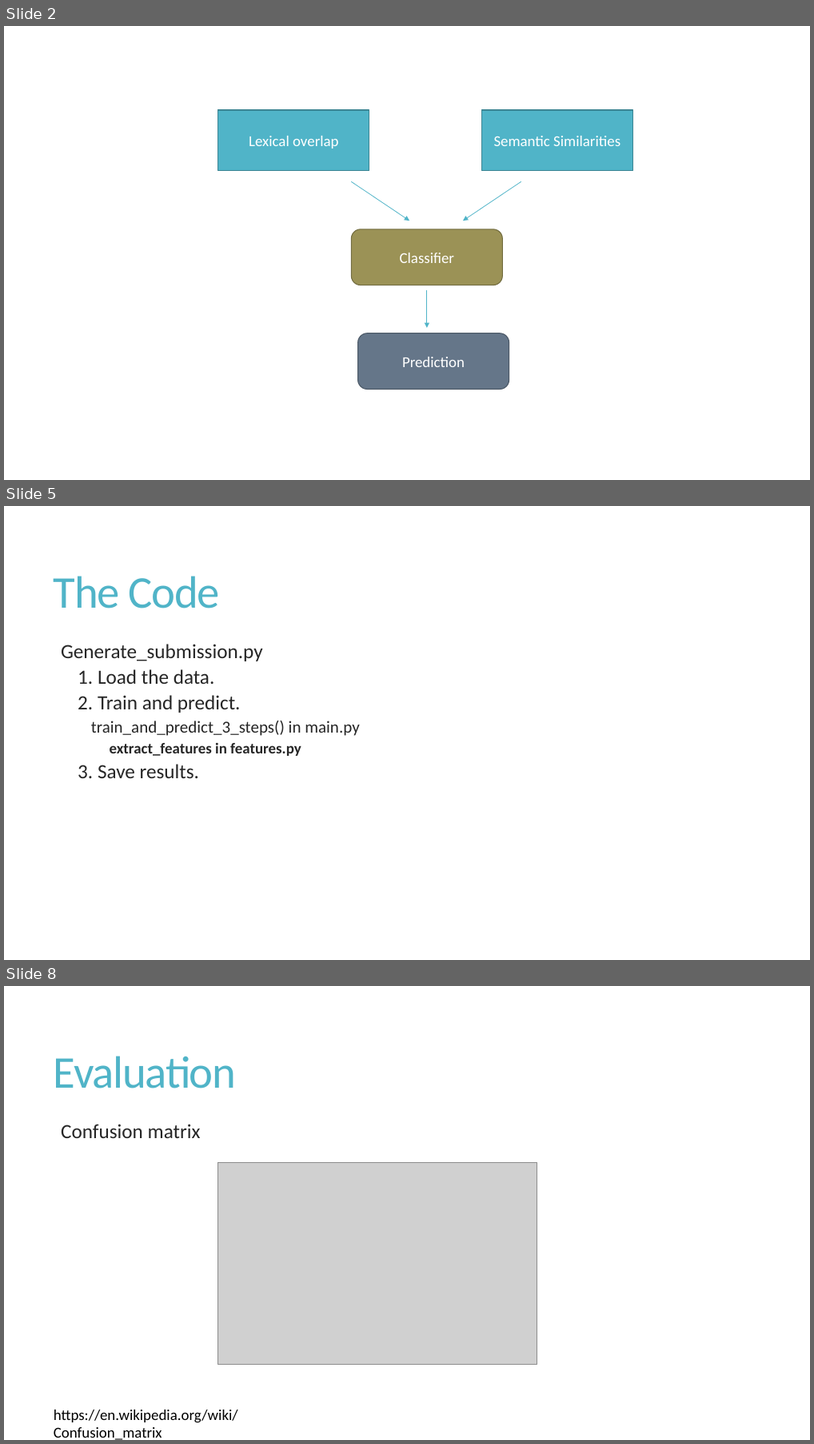
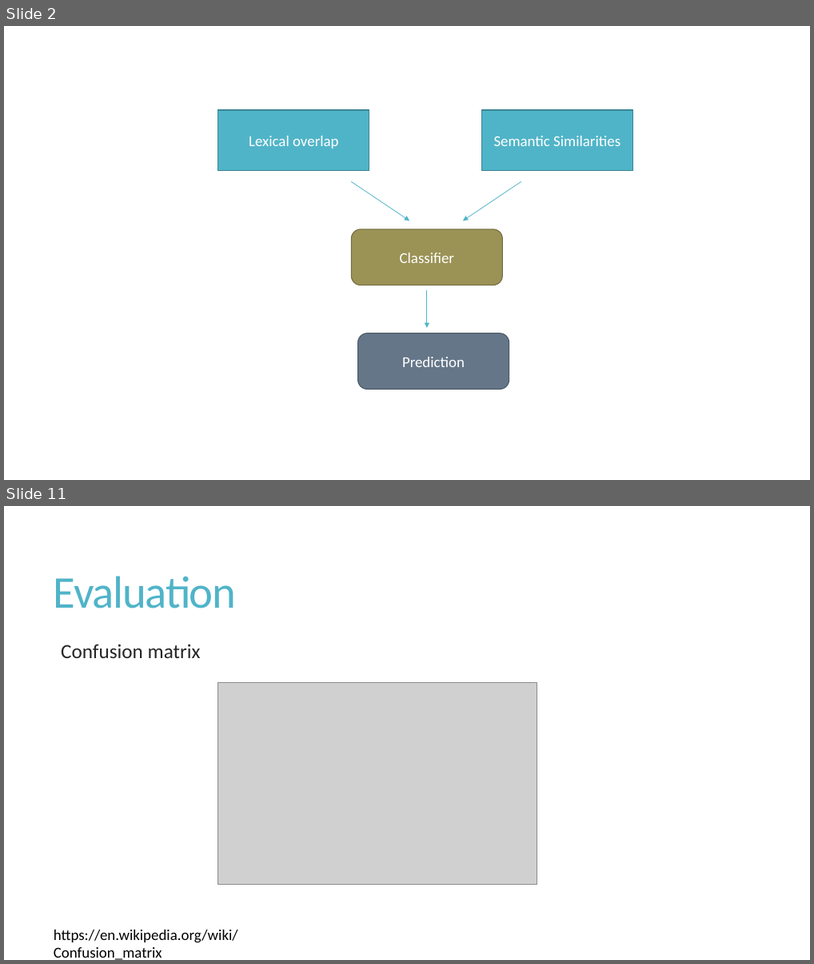
Before and after one commit to cchen23/AI4ALL_NLP, a slide deck: Slides/Day12_NLP_FNCFinal.pptx. Shown one above the other, each under a label of ours: slides 2, 5 and 8 before the commit, slides 2 and 11 after it; the slides between them are not shown. The pictures are 814x1444 and 814x964 pixels, drawn with LibreOffice and Linux fonts; fonts in the diff are those of the drawing; grey boxes stand for pictures. Boxes give left, top, right and bottom in pixels: in the first picture for what was removed or moved away, otherwise in the second. Text is boxed around its words. In the diff, an @@ line names an element or a change of style, - is before the commit and + after.

```diff
--- a/Slides/Day12_NLP_FNCFinal.pptx
+++ b/Slides/Day12_NLP_FNCFinal.pptx
@@ slide 5 removed at (4, 506, 810, 960), background #FFFFFF @@
@@ title removed at (54, 576, 219, 608) @@
-The Code
@@ text removed at (61, 644, 359, 778) @@
-  Generate_submission.py
-    1. Load the data.
-    2. Train and predict.
-      train_and_predict_3_steps() in main.py
-        extract_features in features.py
-    3. Save results.
@@ what was slide 8 is now slide 11 @@
```
Also in this commit, not shown: 3 slides changed, 5 slides added, 2 other slides removed.
